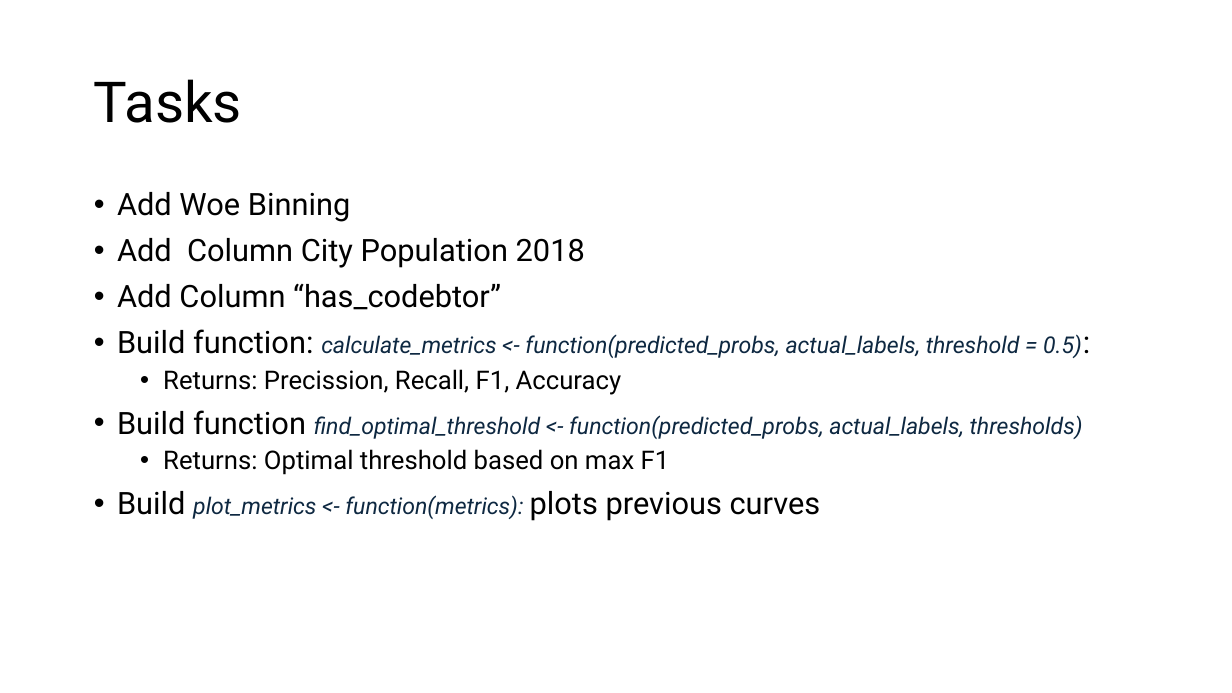
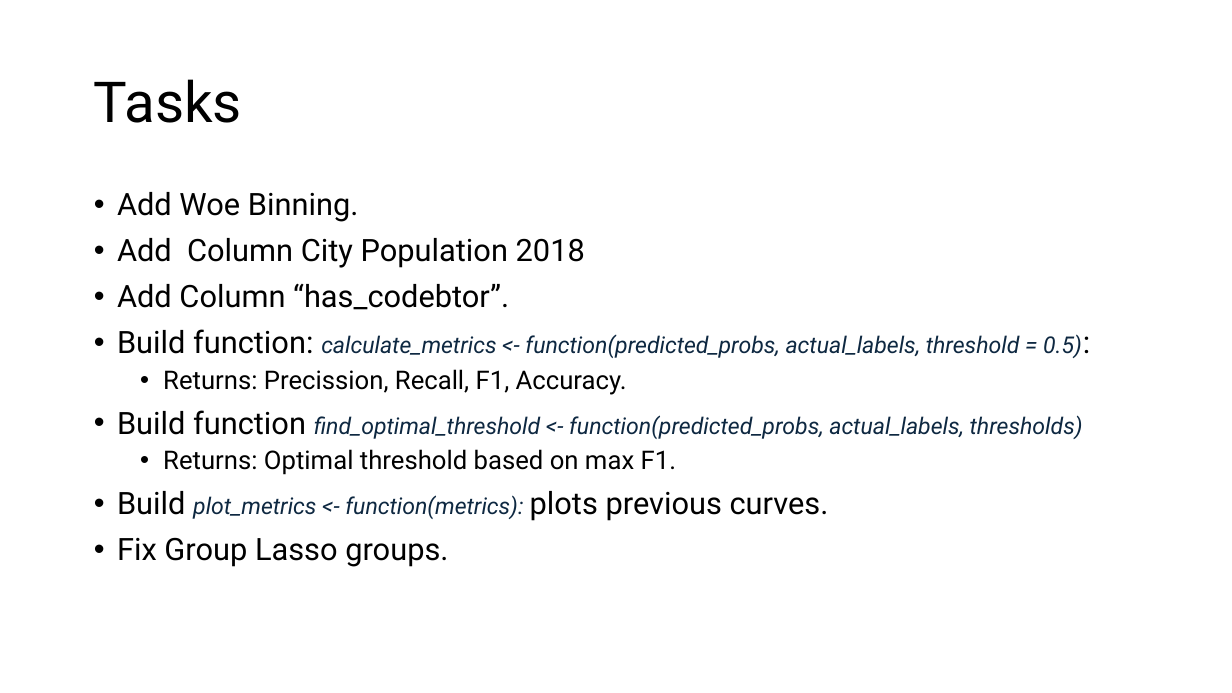
Before and after one commit to danielgvb/stats_high_dim_data, a slide deck: slide 2 of ppt/Stats High Dim.pptx. Drawn at 1232x693 pixels with LibreOffice and Linux fonts; fonts in the diff are those of the drawing. Boxes give left, top, right and bottom in pixels: in the first picture for what was removed or moved away, otherwise in the second. Text is boxed around its words. In the diff, an @@ line names an element or a change of style, - is before the commit and + after.

Commit message:
add xgboost metrics

```diff
--- a/ppt/Stats High Dim.pptx
+++ b/ppt/Stats High Dim.pptx
@@ text at (117, 192, 359, 222): text changed @@
-• Add Woe Binning
+• Add Woe Binning.
@@ text at (117, 283, 509, 310): text changed @@
-• Add Column “has_codebtor”
+• Add Column “has_codebtor”.
@@ text at (163, 369, 627, 395): text changed @@
-  • Returns: Precission, Recall, F1, Accuracy
+  • Returns: Precission, Recall, F1, Accuracy.
@@ text at (117, 449, 829, 567): text changed; size 20 to 24 pt @@
-  • Returns: Optimal threshold based on max F1
-• Build plot_metrics <- function(metrics): plots previous curves
+  • Returns: Optimal threshold based on max F1.
+• Build plot_metrics <- function(metrics): plots previous curves.
+• Fix Group Lasso groups.
```
Also in this commit, not shown: 4 other slides changed, 2 slides added, 3 other files.
